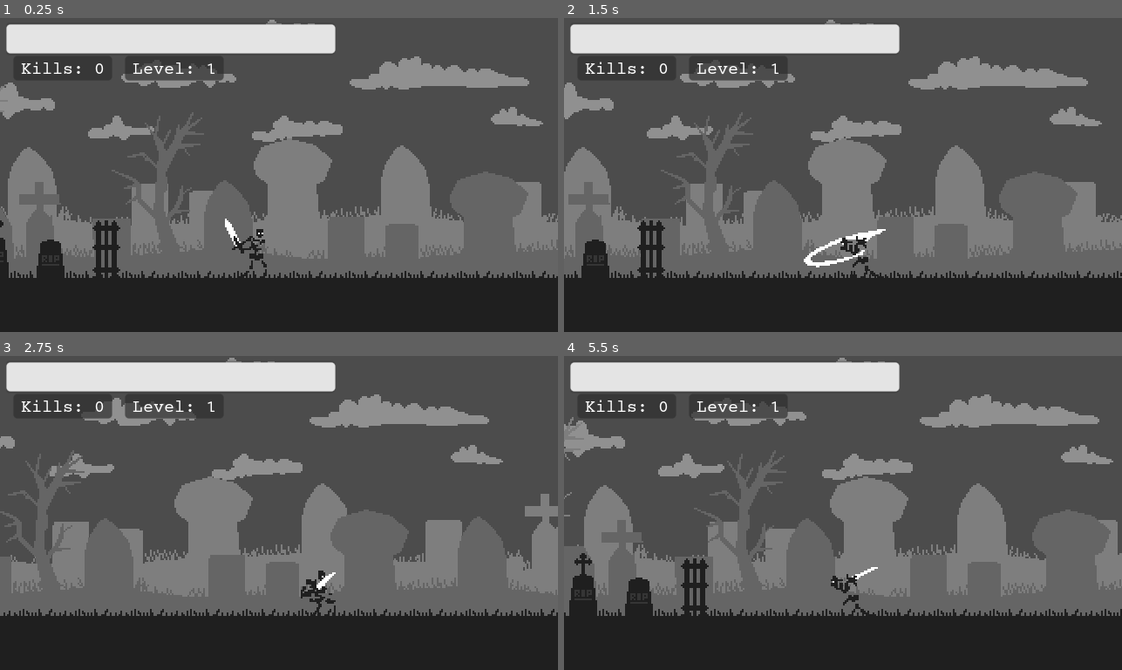
Above: before the commit, frames 1-4 (two rows, left to right).
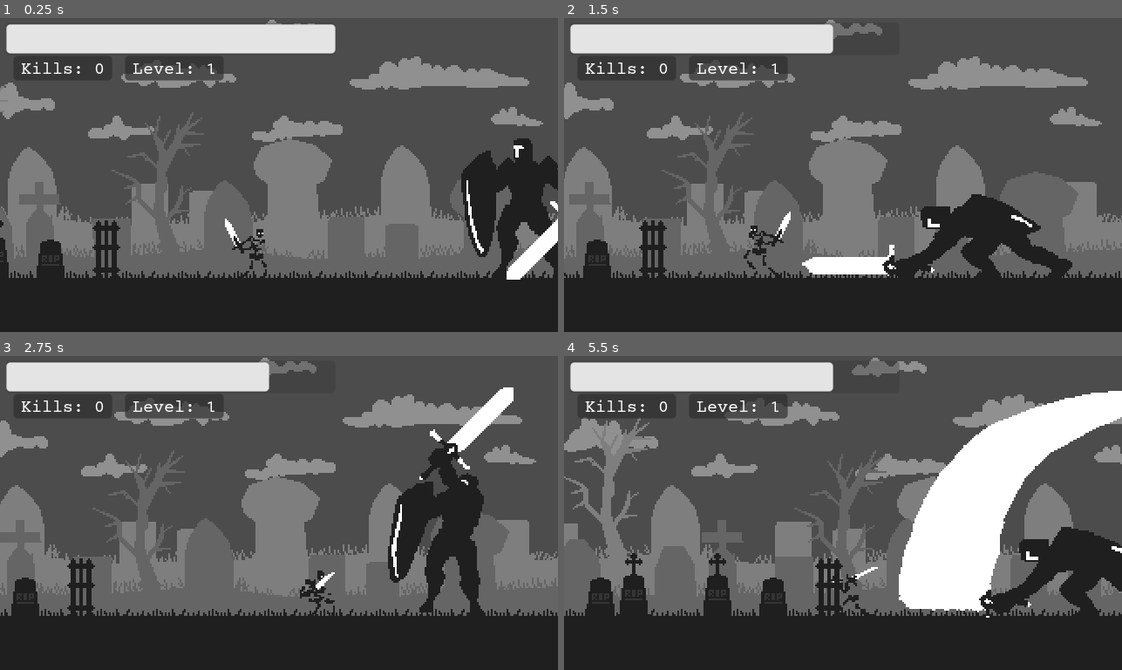
Above: after the commit, the same moments.

Repository: dw3nt/hb-grave-in-godot
Game: Godot game, scene res://Graveyard.tscn
Two runs of this game, one before a commit and one after it. Both use one fixed random seed, a clock stepped at 60 frames per second and the inputs below.
Inputs:
- Up to frame 1 (0.25 s): no input
- Up to frame 2 (1.5 s): hold D (move_right) 0.53-1.28 s; tap K (attack) at 0.6, 1.35 s; hold A (move_left) from 1.28 s (still down)
- Up to frame 3 (2.75 s): release A (move_left) at 2.03 s; hold D (move_right) from 2.03 s (still down); tap Space (roll) at 2.1 s; tap K (attack) at 2.3 s
- Up to frame 4 (5.5 s): tap K (attack) at 2.85, 3.6, 4.55, 5.1 s; release D (move_right) at 3.53 s; hold A (move_left) from 3.53 s (still down); tap Space (roll) at 4.35 s

The runs differ from the first frame. In frame 1, 4.9% of the frame differs, in the area x 82-100%, y 38-84%; in frame 2, 9.0%; in frame 3, 31%; in frame 4, 38%, in the area x 0-100%, y 0-84%.

Commit message:
convertted duplicated knight to boss

Diff:
--- /dev/null
+++ b/Boss.gd
@@ -0,0 +1,204 @@
+extends KinematicBody2D
+
+signal knight_hp_changed
+signal enemy_death
+
+enum State { IDLE, CHASE, ATTACK, KNOCKBACK, DEATH }
+
+const MAX_MOVE_SPEED = 50
+const ACCELERATION = 10
+
+var motion = Vector2()
+var isDodgeable = false
+var isFlipped = false
+var inAttackRange = false
+var inBackupRange = false
+var maxHp = 100
+var hp = maxHp
+var knockbackSpeed = 0
+var expScene = load("res://Experience.tscn")
+var expOrbs = 25
+var expAmount = 1
+var shouldIdle = false
+var hitEffectScene = load("res://HitEffect.tscn")
+var hitEffectAmount = 6
+var shouldSpawnHit = false
+var shouldDie = false
+
+onready var state = State.CHASE
+onready var skeleton = get_tree().get_root().find_node("Skeleton", true, false)
+onready var hitEffectsParnet = get_tree().get_root().find_node("HitEffects", true, false)
+
+func _ready():
+	randomize()
+
+	$EnemyHP.hpTotal = maxHp
+	$EnemyHP.currentHp = maxHp
+	$EnemyHP.init()
+
+	reset_hitboxes()
+
+
+func _process(delta):
+	if shouldSpawnHit:
+		var spacing = 360 / hitEffectAmount
+		for i in range(hitEffectAmount):
+			var inst = hitEffectScene.instance()
+			inst.global_position = global_position
+			inst.set_rotation_degrees(i * spacing + rand_range(-30, 30))
+			hitEffectsParnet.add_child(inst)
+		shouldSpawnHit = false
+
+	if shouldDie:
+		process_death()
+		shouldDie = false
+
+
+func _physics_process(delta):
+	# may be a better way to tell enemies player doesn't exist (or is dead) cuz this seems like bad practice / inefficent
+	if skeleton == null:
+		state = State.IDLE
+
+	match state:
+		State.IDLE:
+			reset_hitboxes()
+			process_idle()
+		State.CHASE:
+			reset_hitboxes()
+			set_face_direction(skeleton)
+			process_chase(skeleton)
+		State.ATTACK:
+			process_attack()
+		State.KNOCKBACK:
+			reset_hitboxes()
+			process_knockback()
+
+	move_and_slide(motion)
+
+
+func process_idle():
+	if $Anim.current_animation != "idle":
+		$Anim.play("idle")
+
+	motion.x = lerp(motion.x, 0, 0.25)
+
+
+func process_chase(chase):
+	if !isFlipped:
+		motion.x = min(motion.x + ACCELERATION, MAX_MOVE_SPEED)
+	else:
+		motion.x = max(motion.x - ACCELERATION, -MAX_MOVE_SPEED)
+
+	if $Anim.current_animation != "walk":
+		$Anim.play("walk")
+
+
+func process_attack():
+	if $Anim.current_animation != "knockback":
+		$Anim.play("attack")
+
+	motion.x = lerp(motion.x, 0, 0.25)
+
+
+func process_hit(attacker, damage, knockback):
+	state = State.KNOCKBACK
+	if attacker.position.x > self.position.x:
+		knockbackSpeed = -knockback
+	else:
+		knockbackSpeed = knockback
+	set_face_direction(attacker)
+
+	shouldSpawnHit = true
+	skeleton.setup_camera_shake(2, 0.25)
+
+	hp -= damage
+	if hp <= 0:
+		shouldDie = true
+	else:
+		$EnemyHP.update_hp(hp)
+		emit_signal("knight_hp_changed", hp)
+
+
+func process_death():
+	state = State.DEATH
+	motion = Vector2(0, 0)
+	$Anim.play("death")
+	$EnemyHP.visible = false
+
+
+func process_knockback():
+	motion.x = lerp(motion.x, 0, 0.025)
+
+
+func spawn_experience():
+	var expParent = get_tree().get_root().find_node("Experience", true, false)
+	for i in range(expOrbs):
+		var inst = expScene.instance()
+		inst.global_position = global_position
+		inst.amount = expAmount
+		expParent.add_child(inst)
+
+
+func set_face_direction(faceTowards):
+	if faceTowards.position.x > position.x && isFlipped:
+		isFlipped = false
+		scale.x = -1
+		$EnemyHP.set_rotation_degrees(0)
+	elif faceTowards.position.x < position.x && !isFlipped:
+		isFlipped = true
+		scale.x = -1
+		$EnemyHP.set_rotation_degrees(180)
+
+
+func reset_hitboxes():
+	$Hitbox/CollisionPolygon2D.disabled = true
+
+
+func _on_AttackDetect_body_entered(body):
+	if body.get_name() == "Skeleton":
+		inAttackRange = true
+		state = State.ATTACK
+
+
+func _on_AttackDetect_body_exited(body):
+	if body.get_name() == "Skeleton":
+		inAttackRange = false
+
+
+func _on_Player_Death():
+	shouldIdle = true
+
+
+func _on_Anim_animation_started(anim_name):
+	match(anim_name):
+		"knockback":
+			motion.x = knockbackSpeed
+
+
+func _on_Anim_animation_finished(anim_name):
+	match(anim_name):
+		"attack":
+			if get_tree().get_root().find_node("Skeleton", true, false):
+				if inAttackRange:
+					set_face_direction(skeleton)
+				else:
+					state = State.CHASE
+			else:
+				skeleton = null
+		"knockback":
+			if shouldDie:
+				state = State.DEATH
+			else:
+				if inAttackRange:
+					state = State.ATTACK
+				else:
+					state = State.CHASE
+		"death":
+			$Anim.play("death-fade")
+			spawn_experience()
+		"death-fade":
+			emit_signal("enemy_death")
+			queue_free()
+
+	if shouldIdle:
+		state = State.IDLE
--- /dev/null
+++ b/Boss.tscn
@@ -0,0 +1,384 @@
+[gd_scene load_steps=16 format=2]
+
+[ext_resource path="res://Boss.gd" type="Script" id=1]
+[ext_resource path="res://assets/sprites/boss/s_boss_idle.png" type="Texture" id=2]
+[ext_resource path="res://assets/sprites/boss/s_boss_attack_strip15.png" type="Texture" id=3]
+[ext_resource path="res://assets/sprites/boss/s_boss_die_strip5.png" type="Texture" id=4]
+[ext_resource path="res://assets/sprites/boss/s_boss_walk_strip6.png" type="Texture" id=5]
+[ext_resource path="res://Hitbox.tscn" type="PackedScene" id=6]
+[ext_resource path="res://EnemyHP.tscn" type="PackedScene" id=7]
+
+[sub_resource type="Animation" id=1]
+resource_name = "attack"
+length = 1.5
+tracks/0/type = "value"
+tracks/0/path = NodePath("Sprite:frame")
+tracks/0/interp = 1
+tracks/0/loop_wrap = true
+tracks/0/imported = false
+tracks/0/enabled = true
+tracks/0/keys = {
+"times": PoolRealArray( 0, 0.1, 0.2, 0.3, 0.4, 0.5, 0.6, 0.7, 0.8, 0.9, 1, 1.1, 1.2, 1.3, 1.4 ),
+"transitions": PoolRealArray( 1, 1, 1, 1, 1, 1, 1, 1, 1, 1, 1, 1, 1, 1, 1 ),
+"update": 1,
+"values": [ 0, 1, 2, 3, 4, 5, 6, 7, 8, 9, 10, 11, 12, 13, 14 ]
+}
+tracks/1/type = "value"
+tracks/1/path = NodePath("Sprite:texture")
+tracks/1/interp = 1
+tracks/1/loop_wrap = true
+tracks/1/imported = false
+tracks/1/enabled = true
+tracks/1/keys = {
+"times": PoolRealArray( 0 ),
+"transitions": PoolRealArray( 1 ),
+"update": 1,
+"values": [ ExtResource( 3 ) ]
+}
+tracks/2/type = "value"
+tracks/2/path = NodePath("Sprite:hframes")
+tracks/2/interp = 1
+tracks/2/loop_wrap = true
+tracks/2/imported = false
+tracks/2/enabled = true
+tracks/2/keys = {
+"times": PoolRealArray( 0 ),
+"transitions": PoolRealArray( 1 ),
+"update": 1,
+"values": [ 15 ]
+}
+tracks/3/type = "value"
+tracks/3/path = NodePath("Sprite:offset")
+tracks/3/interp = 1
+tracks/3/loop_wrap = true
+tracks/3/imported = false
+tracks/3/enabled = true
+tracks/3/keys = {
+"times": PoolRealArray( 0 ),
+"transitions": PoolRealArray( 1 ),
+"update": 0,
+"values": [ Vector2( 34, -45 ) ]
+}
+tracks/4/type = "value"
+tracks/4/path = NodePath("Hitbox/CollisionPolygon2D:disabled")
+tracks/4/interp = 1
+tracks/4/loop_wrap = true
+tracks/4/imported = false
+tracks/4/enabled = true
+tracks/4/keys = {
+"times": PoolRealArray( 0, 0.7, 1 ),
+"transitions": PoolRealArray( 1, 1, 1 ),
+"update": 1,
+"values": [ true, false, true ]
+}
+
+[sub_resource type="Animation" id=2]
+resource_name = "death"
+length = 0.5
+tracks/0/type = "value"
+tracks/0/path = NodePath("Sprite:offset")
+tracks/0/interp = 1
+tracks/0/loop_wrap = true
+tracks/0/imported = false
+tracks/0/enabled = true
+tracks/0/keys = {
+"times": PoolRealArray( 0 ),
+"transitions": PoolRealArray( 1 ),
+"update": 0,
+"values": [ Vector2( 0, 0 ) ]
+}
+tracks/1/type = "value"
+tracks/1/path = NodePath("Sprite:frame")
+tracks/1/interp = 1
+tracks/1/loop_wrap = true
+tracks/1/imported = false
+tracks/1/enabled = true
+tracks/1/keys = {
+"times": PoolRealArray( 0, 0.1, 0.2, 0.3, 0.4 ),
+"transitions": PoolRealArray( 1, 1, 1, 1, 1 ),
+"update": 1,
+"values": [ 0, 1, 2, 3, 4 ]
+}
+tracks/2/type = "value"
+tracks/2/path = NodePath("Hurtbox:disabled")
+tracks/2/interp = 1
+tracks/2/loop_wrap = true
+tracks/2/imported = false
+tracks/2/enabled = true
+tracks/2/keys = {
+"times": PoolRealArray( 0 ),
+"transitions": PoolRealArray( 1 ),
+"update": 1,
+"values": [ true ]
+}
+tracks/3/type = "value"
+tracks/3/path = NodePath("Sprite:texture")
+tracks/3/interp = 1
+tracks/3/loop_wrap = true
+tracks/3/imported = false
+tracks/3/enabled = true
+tracks/3/keys = {
+"times": PoolRealArray( 0 ),
+"transitions": PoolRealArray( 1 ),
+"update": 1,
+"values": [ ExtResource( 4 ) ]
+}
+tracks/4/type = "value"
+tracks/4/path = NodePath("Sprite:hframes")
+tracks/4/interp = 1
+tracks/4/loop_wrap = true
+tracks/4/imported = false
+tracks/4/enabled = true
+tracks/4/keys = {
+"times": PoolRealArray( 0 ),
+"transitions": PoolRealArray( 1 ),
+"update": 1,
+"values": [ 5 ]
+}
+
+[sub_resource type="Animation" id=3]
+resource_name = "death-fade"
+length = 0.5
+tracks/0/type = "value"
+tracks/0/path = NodePath("Sprite:offset")
+tracks/0/interp = 1
+tracks/0/loop_wrap = true
+tracks/0/imported = false
+tracks/0/enabled = true
+tracks/0/keys = {
+"times": PoolRealArray( 0 ),
+"transitions": PoolRealArray( 1 ),
+"update": 0,
+"values": [ Vector2( 20, 0 ) ]
+}
+tracks/1/type = "value"
+tracks/1/path = NodePath("Sprite:hframes")
+tracks/1/interp = 1
+tracks/1/loop_wrap = true
+tracks/1/imported = false
+tracks/1/enabled = true
+tracks/1/keys = {
+"times": PoolRealArray( 0 ),
+"transitions": PoolRealArray( 1 ),
+"update": 1,
+"values": [ 5 ]
+}
+tracks/2/type = "value"
+tracks/2/path = NodePath("Sprite:frame")
+tracks/2/interp = 1
+tracks/2/loop_wrap = true
+tracks/2/imported = false
+tracks/2/enabled = true
+tracks/2/keys = {
+"times": PoolRealArray( 0 ),
+"transitions": PoolRealArray( 1 ),
+"update": 1,
+"values": [ 4 ]
+}
+tracks/3/type = "value"
+tracks/3/path = NodePath("Hurtbox:disabled")
+tracks/3/interp = 1
+tracks/3/loop_wrap = true
+tracks/3/imported = false
+tracks/3/enabled = true
+tracks/3/keys = {
+"times": PoolRealArray( 0 ),
+"transitions": PoolRealArray( 1 ),
+"update": 1,
+"values": [ true ]
+}
+tracks/4/type = "value"
+tracks/4/path = NodePath(".:modulate")
+tracks/4/interp = 1
+tracks/4/loop_wrap = true
+tracks/4/imported = false
+tracks/4/enabled = true
+tracks/4/keys = {
+"times": PoolRealArray( 0, 0.5 ),
+"transitions": PoolRealArray( 1, 1 ),
+"update": 0,
+"values": [ Color( 1, 1, 1, 1 ), Color( 1, 1, 1, 0 ) ]
+}
+tracks/5/type = "value"
+tracks/5/path = NodePath("Sprite:texture")
+tracks/5/interp = 1
+tracks/5/loop_wrap = true
+tracks/5/imported = false
+tracks/5/enabled = true
+tracks/5/keys = {
+"times": PoolRealArray( 0 ),
+"transitions": PoolRealArray( 1 ),
+"update": 1,
+"values": [ ExtResource( 4 ) ]
+}
+
+[sub_resource type="Animation" id=4]
+length = 0.1
+loop = true
+tracks/0/type = "value"
+tracks/0/path = NodePath("Sprite:frame")
+tracks/0/interp = 1
+tracks/0/loop_wrap = true
+tracks/0/imported = false
+tracks/0/enabled = true
+tracks/0/keys = {
+"times": PoolRealArray( 0 ),
+"transitions": PoolRealArray( 1 ),
+"update": 1,
+"values": [ 0 ]
+}
+tracks/1/type = "value"
+tracks/1/path = NodePath("Sprite:offset")
+tracks/1/interp = 1
+tracks/1/loop_wrap = true
+tracks/1/imported = false
+tracks/1/enabled = true
+tracks/1/keys = {
+"times": PoolRealArray( 0 ),
+"transitions": PoolRealArray( 1 ),
+"update": 0,
+"values": [ Vector2( 0, 0 ) ]
+}
+tracks/2/type = "value"
+tracks/2/path = NodePath("Sprite:texture")
+tracks/2/interp = 1
+tracks/2/loop_wrap = true
+tracks/2/imported = false
+tracks/2/enabled = true
+tracks/2/keys = {
+"times": PoolRealArray( 0 ),
+"transitions": PoolRealArray( 1 ),
+"update": 1,
+"values": [ ExtResource( 2 ) ]
+}
+tracks/3/type = "value"
+tracks/3/path = NodePath("Sprite:hframes")
+tracks/3/interp = 1
+tracks/3/loop_wrap = true
+tracks/3/imported = false
+tracks/3/enabled = true
+tracks/3/keys = {
+"times": PoolRealArray( 0 ),
+"transitions": PoolRealArray( 1 ),
+"update": 1,
+"values": [ 1 ]
+}
+
+[sub_resource type="Animation" id=6]
+length = 1.2
+loop = true
+tracks/0/type = "value"
+tracks/0/path = NodePath("Sprite:offset")
+tracks/0/interp = 1
+tracks/0/loop_wrap = true
+tracks/0/imported = false
+tracks/0/enabled = true
+tracks/0/keys = {
+"times": PoolRealArray( 0 ),
+"transitions": PoolRealArray( 1 ),
+"update": 0,
+"values": [ Vector2( 0, 0 ) ]
+}
+tracks/1/type = "value"
+tracks/1/path = NodePath("Sprite:texture")
+tracks/1/interp = 1
+tracks/1/loop_wrap = true
+tracks/1/imported = false
+tracks/1/enabled = true
+tracks/1/keys = {
+"times": PoolRealArray( 0 ),
+"transitions": PoolRealArray( 1 ),
+"update": 1,
+"values": [ ExtResource( 5 ) ]
+}
+tracks/2/type = "value"
+tracks/2/path = NodePath("Sprite:hframes")
+tracks/2/interp = 1
+tracks/2/loop_wrap = true
+tracks/2/imported = false
+tracks/2/enabled = true
+tracks/2/keys = {
+"times": PoolRealArray( 0 ),
+"transitions": PoolRealArray( 1 ),
+"update": 1,
+"values": [ 6 ]
+}
+tracks/3/type = "value"
+tracks/3/path = NodePath("Sprite:frame")
+tracks/3/interp = 1
+tracks/3/loop_wrap = true
+tracks/3/imported = false
+tracks/3/enabled = true
+tracks/3/keys = {
+"times": PoolRealArray( 0, 0.2, 0.4, 0.6, 0.8, 1 ),
+"transitions": PoolRealArray( 1, 1, 1, 1, 1, 1 ),
+"update": 1,
+"values": [ 0, 1, 2, 3, 4, 5 ]
+}
+
+[sub_resource type="RectangleShape2D" id=7]
+extents = Vector2( 24.145, 16 )
+
+[sub_resource type="RectangleShape2D" id=9]
+extents = Vector2( 39.9804, 10 )
+
+[sub_resource type="RectangleShape2D" id=8]
+extents = Vector2( 29.1755, 10 )
+
+[node name="Boss" type="KinematicBody2D"]
+collision_layer = 2
+collision_mask = 12
+script = ExtResource( 1 )
+
+[node name="Sprite" type="Sprite" parent="."]
+texture = ExtResource( 2 )
+
+[node name="Anim" type="AnimationPlayer" parent="."]
+autoplay = "idle"
+anims/attack = SubResource( 1 )
+anims/death = SubResource( 2 )
+anims/death-fade = SubResource( 3 )
+anims/idle = SubResource( 4 )
+anims/walk = SubResource( 6 )
+
+[node name="Hurtbox" type="CollisionShape2D" parent="."]
+position = Vector2( 0, 24 )
+shape = SubResource( 7 )
+disabled = true
+
+[node name="BackupDetect" type="Area2D" parent="."]
+visible = false
+
+[node name="CollisionShape2D" type="CollisionShape2D" parent="BackupDetect"]
+position = Vector2( 42, 23 )
+shape = SubResource( 9 )
+
+[node name="AttackDetect" type="Area2D" parent="."]
+visible = false
+
+[node name="CollisionShape2D" type="CollisionShape2D" parent="AttackDetect"]
+position = Vector2( 117, 23 )
+shape = SubResource( 8 )
+
+[node name="Hitbox" parent="." instance=ExtResource( 6 )]
+visible = false
+position = Vector2( 139.717, 33.8938 )
+rotation = -0.0692103
+collision_layer = 16
+collision_mask = 1
+
+[node name="CollisionPolygon2D" type="CollisionPolygon2D" parent="Hitbox"]
+position = Vector2( -0.207458, 2.99282 )
+rotation = 0.0428251
+polygon = PoolVector2Array( 0.701752, -0.285088, 6.08777, -4.97277, 4.44872, -36.0853, -16.8871, -84.2209, -42.2762, -108.577, -98.7554, -130.058, -175.746, -134.391, -123.871, -122.514, -81.155, -97.9717, -66.9148, -86.1939, -49.8831, -53.1433, -45.1262, -13.1642, -46.3181, -3.20907, -40.7298, -0.563179 )
+disabled = true
+
+[node name="EnemyHP" parent="." instance=ExtResource( 7 )]
+position = Vector2( 0, -18 )
+hpHeight = 6
+hpWidth = 30
+
+[connection signal="animation_finished" from="Anim" to="." method="_on_Anim_animation_finished"]
+[connection signal="animation_started" from="Anim" to="." method="_on_Anim_animation_started"]
+[connection signal="body_entered" from="AttackDetect" to="." method="_on_AttackDetect_body_entered"]
+[connection signal="body_exited" from="AttackDetect" to="." method="_on_AttackDetect_body_exited"]
--- a/Graveyard.gd
+++ b/Graveyard.gd
@@ -22,6 +22,7 @@
 	var enemyCount = $Enemies.get_child_count()
 
 	if find_node("Skeleton"):
+		pass
 		if (enemyCount < ($Skeleton.kills / 4) && enemyCount <= MAX_ENEMY_COUNT) || enemyCount == 0:
 			var enemy = enemies[randi() % enemies.size()].instance()
 			enemy.connect("enemy_death", $Skeleton, "_on_Enemy_Death")
--- a/Graveyard.tscn
+++ b/Graveyard.tscn
@@ -7,8 +7,9 @@
 [ext_resource path="res://assets/sprites/environment/s_grass.png" type="Texture" id=5]
 [ext_resource path="res://assets/sprites/environment/s_wall.png" type="Texture" id=6]
 [ext_resource path="res://Tombstone.tscn" type="PackedScene" id=7]
-[ext_resource path="res://Skeleton.tscn" type="PackedScene" id=8]
-[ext_resource path="res://UI.tscn" type="PackedScene" id=9]
+[ext_resource path="res://Boss.tscn" type="PackedScene" id=8]
+[ext_resource path="res://Skeleton.tscn" type="PackedScene" id=9]
+[ext_resource path="res://UI.tscn" type="PackedScene" id=10]
 
 [node name="Graveyard" type="Node"]
 script = ExtResource( 1 )
@@ -108,16 +109,19 @@
 
 [node name="Enemies" type="Node2D" parent="."]
 
+[node name="Boss" parent="Enemies" instance=ExtResource( 8 )]
+position = Vector2( 272, 120 )
+
 [node name="Bones" type="Node" parent="."]
 
 [node name="Experience" type="Node" parent="."]
 
 [node name="HitEffects" type="Node" parent="."]
 
-[node name="Skeleton" parent="." instance=ExtResource( 8 )]
+[node name="Skeleton" parent="." instance=ExtResource( 9 )]
 position = Vector2( 96, 136 )
 
-[node name="UI" parent="." instance=ExtResource( 9 )]
+[node name="UI" parent="." instance=ExtResource( 10 )]
 
 [connection signal="hp_changed" from="Skeleton" to="UI" method="_on_Skeleton_hp_changed"]
 [connection signal="kills_changed" from="Skeleton" to="UI" method="_on_Skeleton_kills_changed"]
Not shown: 1 places in Graveyard.tscn that only renumber resources
Binary file added: assets/sprites/boss/s_boss_attack_damage.png
Not shown, added: assets/sprites/boss/s_boss_attack_damage.png.import
Binary file added: assets/sprites/boss/s_boss_attack_strip15.png
Not shown, added: assets/sprites/boss/s_boss_attack_strip15.png.import
Binary file added: assets/sprites/boss/s_boss_die_strip5.png
Not shown, added: assets/sprites/boss/s_boss_die_strip5.png.import
Binary file added: assets/sprites/boss/s_boss_idle.png
Not shown, added: assets/sprites/boss/s_boss_idle.png.import
Binary file added: assets/sprites/boss/s_boss_mask.png
Not shown, added: assets/sprites/boss/s_boss_mask.png.import
Binary file added: assets/sprites/boss/s_boss_walk_strip6.png
(and 1 more such lines)
